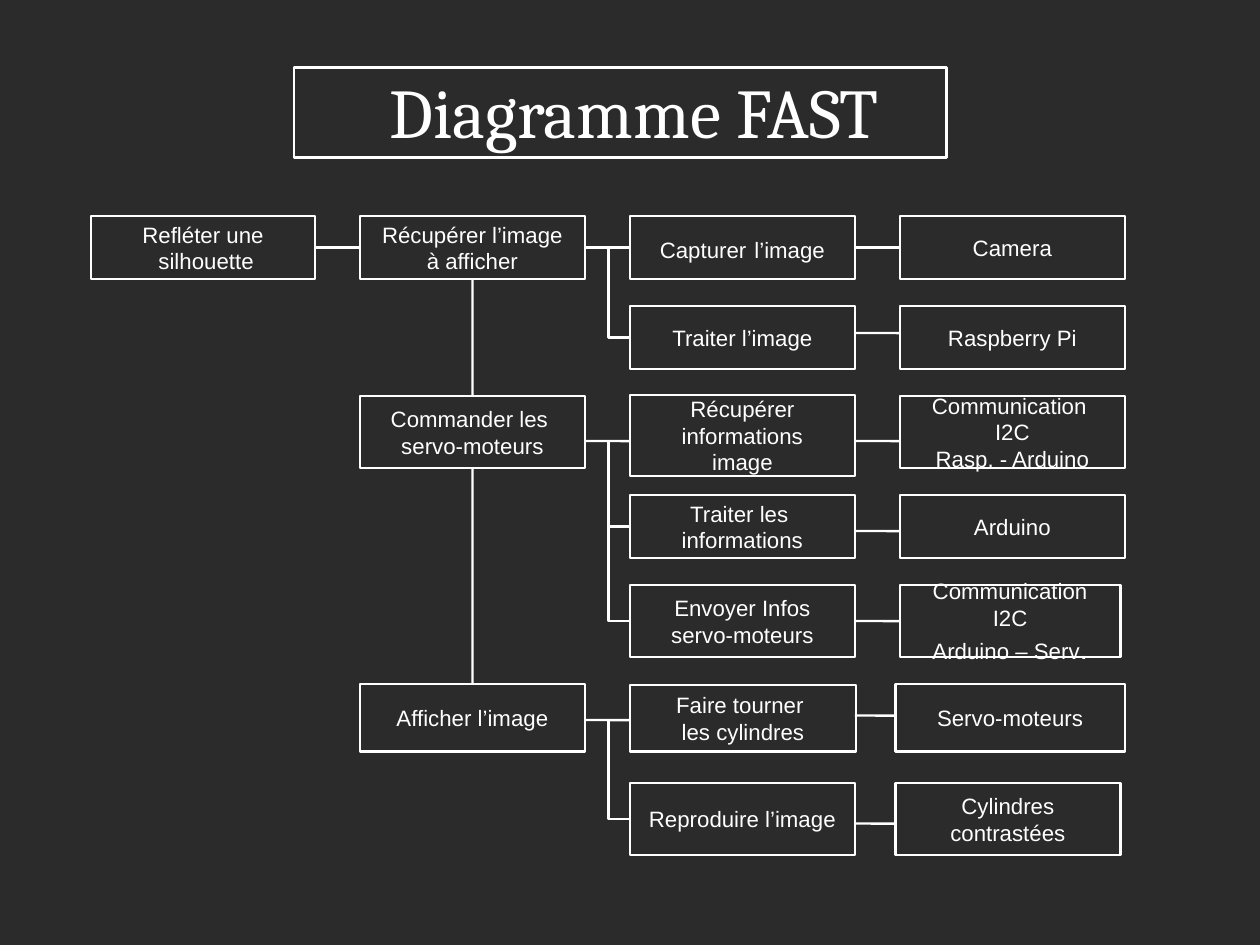
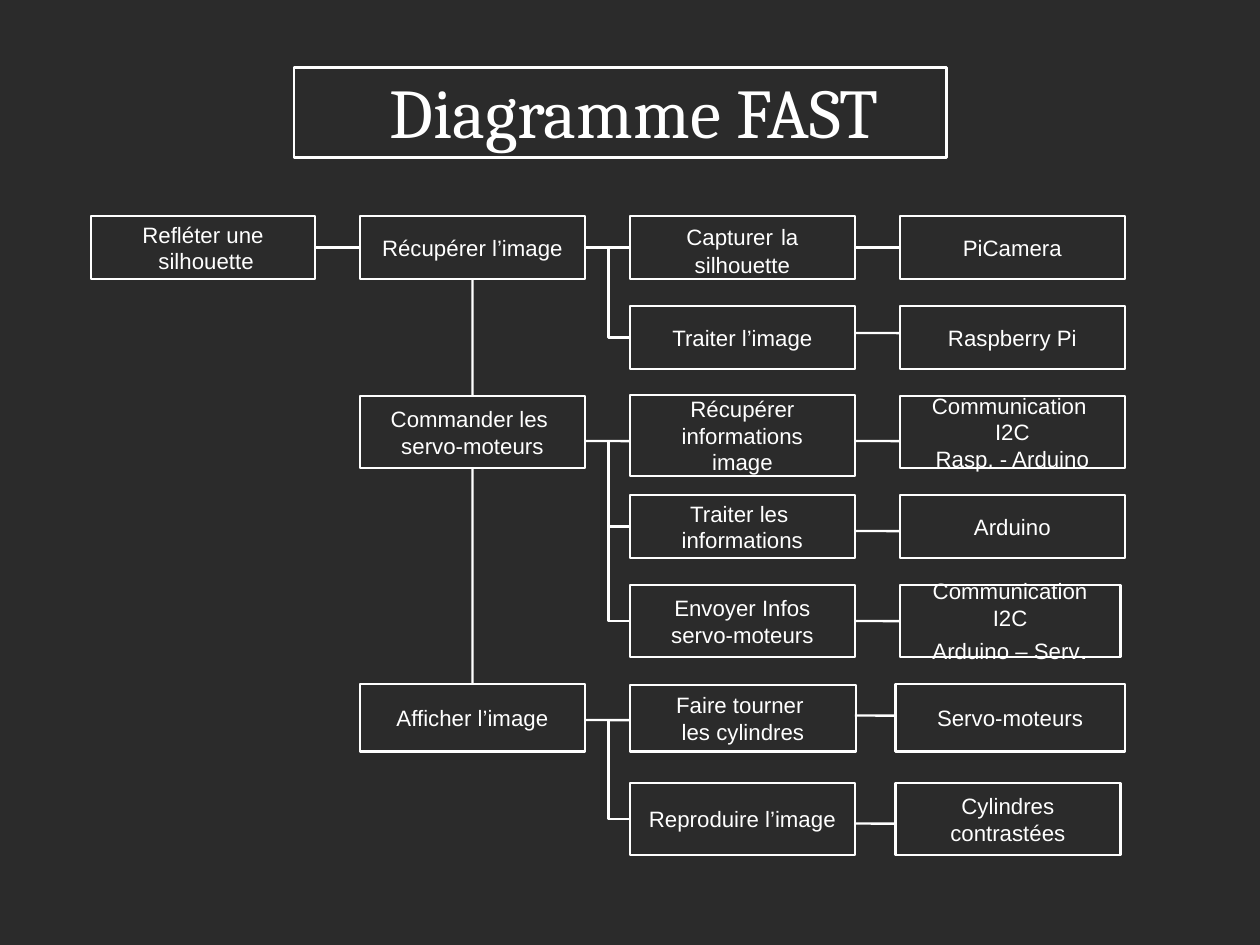
Before and after one commit to julienp17/WaveMirror, a slide deck: slide 7 of diaporama.odp. Drawn at 1260x945 pixels with LibreOffice and Linux fonts; fonts in the diff are those of the drawing; background and template pictures are left out; a plain dark background stands for a picture behind light text. Boxes give left, top, right and bottom in pixels: in the first picture for what was removed or moved away, otherwise in the second. Text is boxed around its words. In the diff, an @@ line names an element or a change of style, - is before the commit and + after.

```diff
--- a/diaporama.odp
+++ b/diaporama.odp
@@ text in rectangle at (686, 229, 798, 274): text changed @@
-Capturer l’image
+Capturer la silhouette
@@ text in rectangle at (427, 252, 518, 269): paragraph removed @@
-à afficher
@@ text in rectangle at (963, 240, 1062, 257): text changed @@
-Camera
+PiCamera
```
Also in this commit, not shown: 1 other slide changed, 12 slides added, 6 other files.
